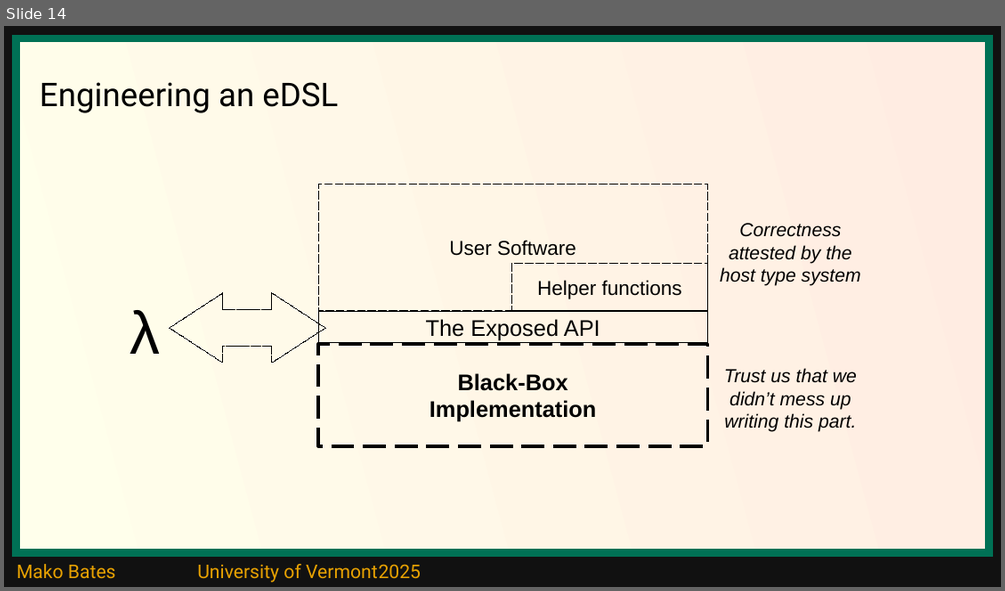
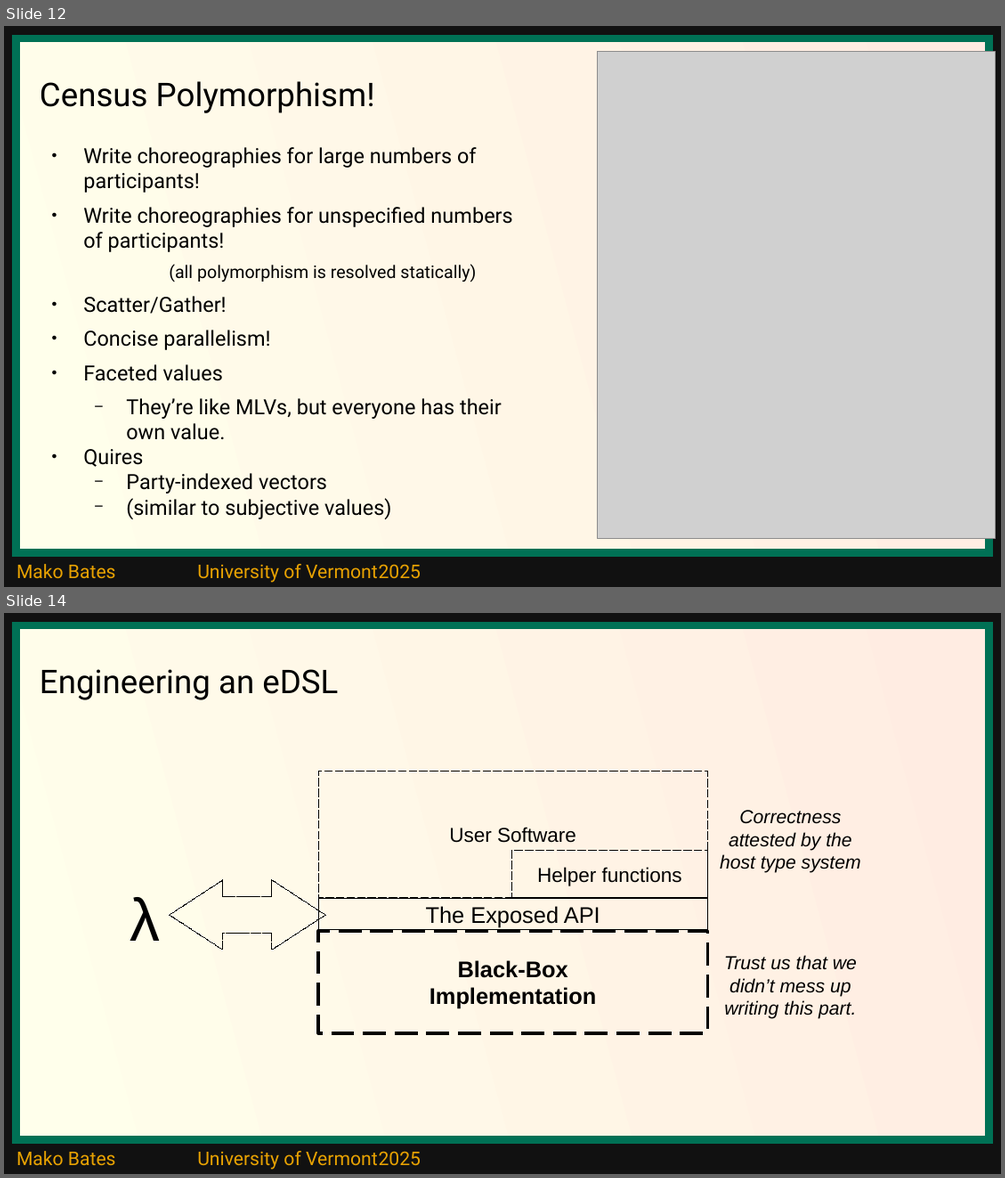
Before and after one commit to ShapeOfMatter/thesis_CP_UVM, a slide deck: thesis defense.odp. Shown one above the other, each under a label of ours: slide 14 before the commit, slides 12 and 14 after it; the slides between them are not shown. The pictures are 1005x591 and 1005x1178 pixels, drawn with LibreOffice and Linux fonts; fonts in the diff are those of the drawing; grey boxes stand for pictures. Boxes give left, top, right and bottom in pixels: in the first picture for what was removed or moved away, otherwise in the second. Text is boxed around its words. In the diff, an @@ line names an element or a change of style, - is before the commit and + after.

```diff
--- a/thesis defense.odp
+++ b/thesis defense.odp
@@ slide 12 added at (4,26,1001,587), background #111111; not listed: 2 template elements that a slide beside it also shows @@
@@ picture added at (598,52,995,539) @@
@@ title added at (40,81,375,113), 26 pt, text #000000 @@
+Census Polymorphism!
@@ text added at (83,147,512,519), 16.6 pt, text #000000 @@
+● Write choreographies for large numbers of participants!
+● Write choreographies for unspecified numbers of participants!
+    (all polymorphism is resolved statically)
+● Scatter/Gather!
+● Concise parallelism!
+● Faceted values
+  − They’re like MLVs, but everyone has their own value.
+● Quires
+  − Party-indexed vectors
+  − (similar to subjective values)
```
Also in this commit, not shown: 5 slides changed, 13 other slides added, 4 slides removed.
